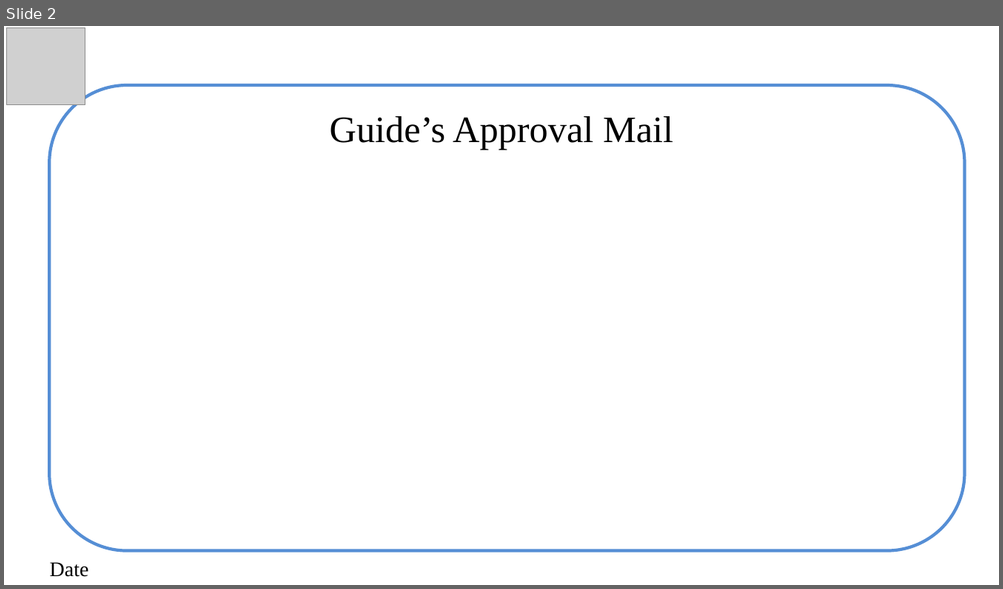
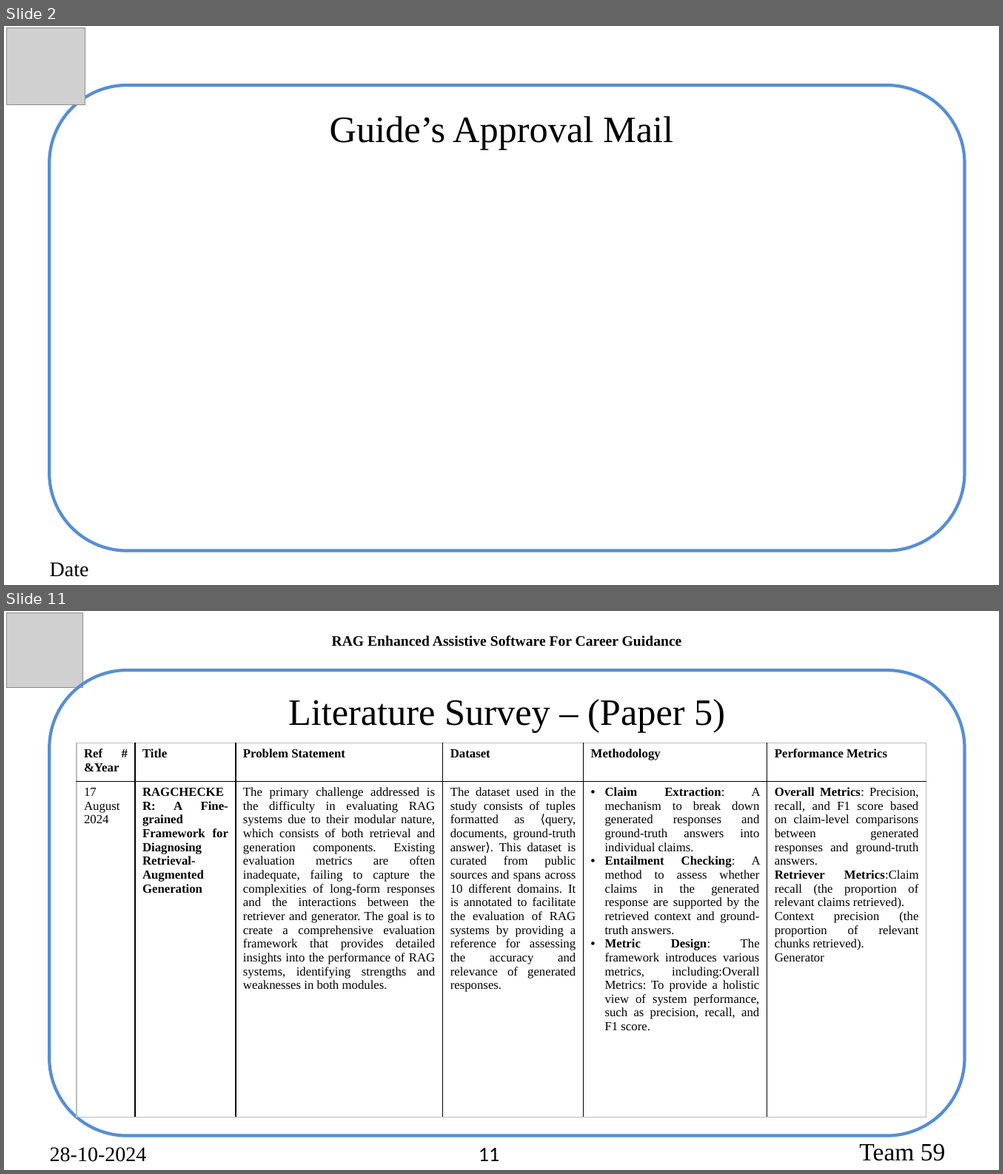
Before and after one commit to akhilswarop/RAG, a slide deck: Review 2/Review 2.pptx. Shown one above the other, each under a label of ours: slide 2 before the commit, slides 2 and 11 after it; the slides between them are not shown. The pictures are 1003x589 and 1003x1174 pixels, drawn with LibreOffice and Linux fonts; fonts in the diff are those of the drawing; grey boxes stand for pictures. Boxes give left, top, right and bottom in pixels: in the first picture for what was removed or moved away, otherwise in the second. Text is boxed around its words. In the diff, an @@ line names an element or a change of style, - is before the commit and + after.

```diff
--- a/Review 2/Review 2.pptx
+++ b/Review 2/Review 2.pptx
@@ slide 11 added at (4,611,999,1170), background #FFFFFF @@
@@ picture added at (6,613,83,688) @@
@@ text added at (332,635,682,647), 14 pt, text #000000, bold @@
+RAG Enhanced Assistive Software For Career Guidance
@@ rounded rectangle added at (50,670,965,1136), outline #558ED5 3 pt @@
@@ text added at (288,699,725,732), 36 pt, text #000000 @@
+Literature Survey – (Paper 5)
@@ table added at (77,743,925,1118), 2 rows, 6 columns @@
+Ref # &Year | Title | Problem Statement | Dataset | Methodology | Performance Metrics
+17 August 2024 | RAGCHECKER: A Fine-grained Framework for Diagnosing Retrieval-Augmented Generation | The primary challenge addressed is the difficulty in evaluating RAG systems due to their modular nature, which consists of both retrieval and generation components. Existing evaluation metrics are often inadequate, failing to capture the complexities of long-form responses and the interactions between the retriever and generator. The goal is to create a comprehensive evaluation framework that provides detailed insights into the performance of RAG systems, identifying strengths and weaknesses in both modules. | The dataset used in the study consists of tuples formatted as ⟨query, documents, ground-truth answer⟩. This dataset is curated from public sources and spans across 10 different domains. It is annotated to facilitate the evaluation of RAG systems by providing a reference for assessing the accuracy and relevance of generated responses. | Claim Extraction: A mechanism to break down generated responses and ground-truth answers into individual claims. / Entailment Checking: A method to assess whether claims in the generated response are supported by the retrieved context and ground-truth answers. / Metric Design: The framework introduces various metrics, including:Overall Metrics: To provide a holistic view of system performance, such as precision, recall, and F1 score. | Overall Metrics: Precision, recall, and F1 score based on claim-level comparisons between generated responses and ground-truth answers. / Retriever Metrics:Claim recall (the proportion of relevant claims retrieved). / Context precision (the proportion of relevant chunks retrieved). / Generator
@@ text added at (50,1147,147,1162), 20 pt, text #000000 @@
+28-10-2024
@@ page number added at (478,1148,499,1162), 20 pt, text #000000 @@
+11
@@ text added at (859,1144,945,1162), 24 pt, text #000000 @@
+  Team 59
```
Also in this commit, not shown: 3 slides changed, 20 other slides added, 6 slides removed, 1 other file.
